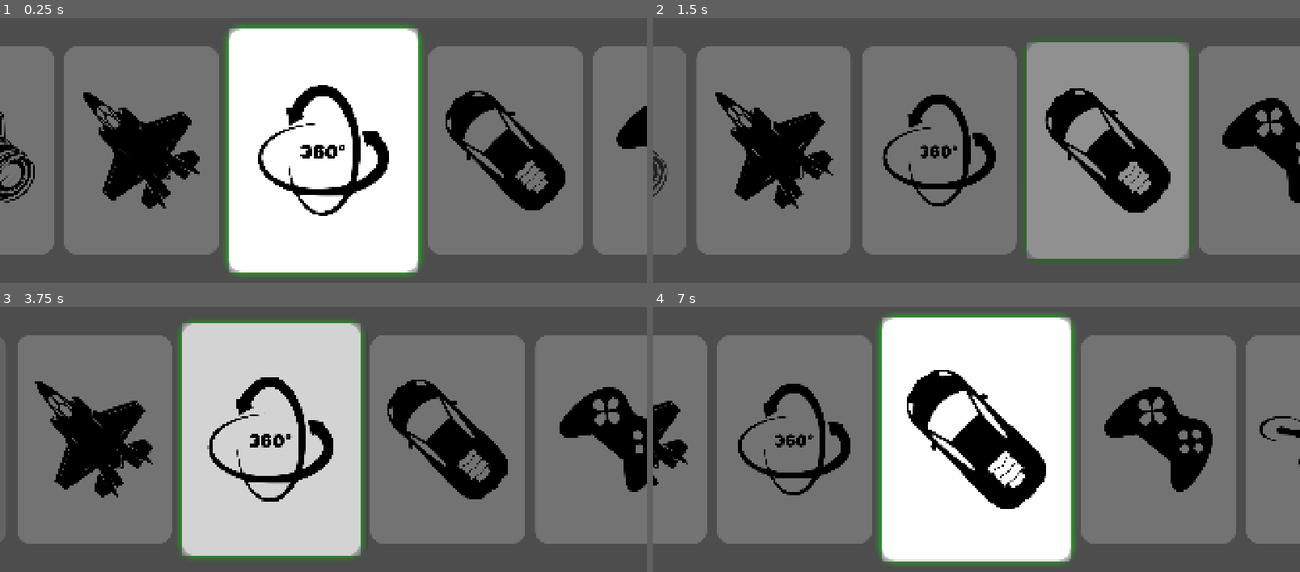
Above: before the commit, frames 1-4 (two rows, left to right).
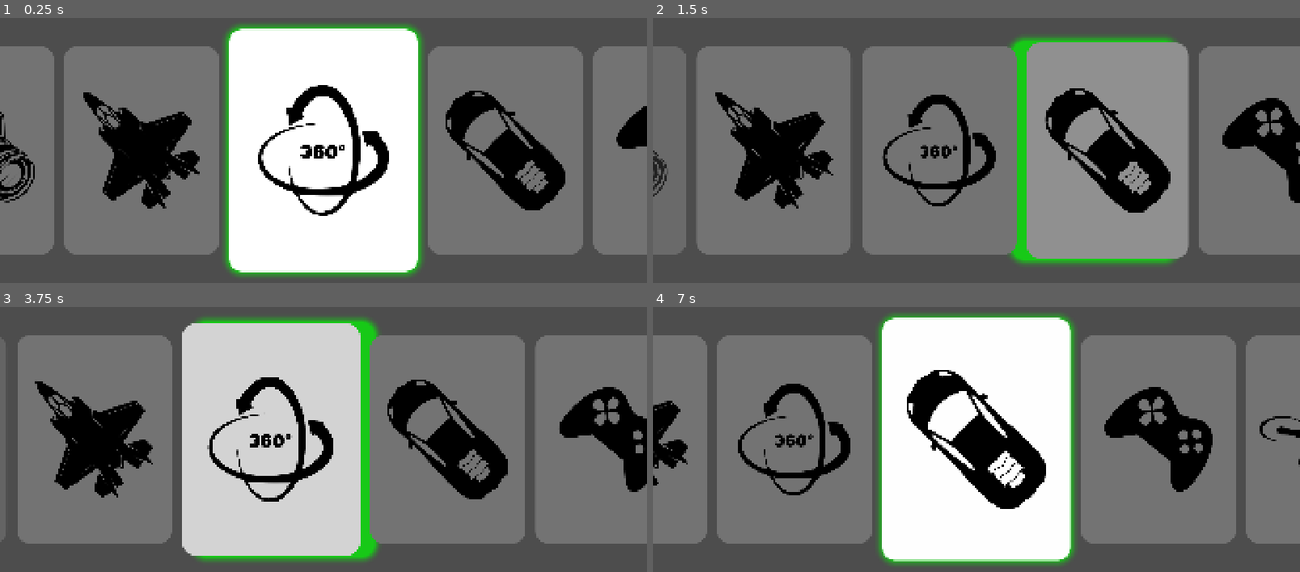
Above: after the commit, the same moments.

Repository: CantanTam/blecaco_phone
Game: Godot game, scene res://scenes/mode_select.tscn
Two runs of this game, one before a commit and one after it. Both use one fixed random seed, a clock stepped at 60 frames per second and the inputs below. This scene is started directly instead of the project's main scene.
Inputs (mouse positions are in pixels of both pictures, inside the frame that each line leads up to):
- Up to frame 1 (0.25 s): no input
- Up to frame 2 (1.5 s): tap Enter at 0.5, 0.6 s; move the mouse to (1118, 131) at 0.52 s; hold Up 0.53-1.25 s; click (1118, 131) at 0.67 s; tap Space at 0.77 s; drag from (847, 169) to (944, 222) at 1.27 s
- Up to frame 3 (3.75 s): tap Space at 2, 3.5 s; move the mouse to (388, 360) at 2.02 s; hold Up 2.03-2.75 s; tap Tab at 2.1 s; click (388, 360) at 2.17 s; tap Enter at 2.75 s; drag from (291, 511) to (129, 383) at 2.77 s; move the mouse to (517, 495) at 3.52 s; hold Down from 3.53 s (still down); tap Keypad Enter at 3.6 s; click (517, 495) at 3.67 s
- Up to frame 4 (7 s): tap Space at 3.77, 5.75, 6.77 s; release Down at 4.25 s; drag from (782, 383) to (879, 349) at 4.27 s; tap Enter at 5, 5.1 s; move the mouse to (1008, 439) at 5.02 s; hold Down 5.03-5.75 s; click (1008, 439) at 5.17 s; drag from (879, 349) to (847, 458) at 5.77 s; move the mouse to (1118, 420) at 6.52 s; hold Up from 6.53 s (still down); tap Tab at 6.6 s; click (1118, 420) at 6.67 s

The runs differ from the first frame. In frame 1, 1.1% of the frame differs, in the area x 35-65%, y 3-97%; in frame 2, 2.7%; in frame 3, 3.2%, in the area x 27-59%, y 3-97%; in frame 4, 0.6%.

Commit message:
cover glow: draw it in a shader so it follows the rounded corners
The glow was a StyleBoxFlat shadow, and godot draws that shadow with square
corners: it ignores corner_radius. Zooming into the selected cover's corner
showed the green band turning at a right angle while the white card inside was
properly rounded, which is the leftover corner that was reported.

resources/cover_glow.gdshader now draws the glow as the signed distance to a
rounded rectangle, so the band is a constant thickness around the outline and
follows the corner radius exactly. A single CoverGlow node in CoverFlow carries
it, mode_select positions and sizes it over the selected cover every frame
(the covers tween while the selection changes, so it has to follow), and only
that one node glows.

The card itself no longer carries any glow, it is just the rounded white card
whose shape also masks the image through clip_children, as before. mode_select
also lost the two styleboxes and the per-selection swap, one shared cover style
is enough now.

All the numbers live in scripts/mode_cover_style.gd:
    CORNER_RADIUS  40     px
    COVER_BG       white, keep it opaque
    GLOW_SIZE      28.0   px, how far the glow reaches
    GLOW_COLOR     Color(0, 1, 0, 0.7)   rgb = colour, a = strength

Checked by zooming into the corner of a rendered frame: the white card's round
corner and the green band follow the same curve with no square residue.

Diff:
--- /dev/null
+++ b/resources/cover_glow.gdshader
@@ -0,0 +1,53 @@
+shader_type canvas_item;
+
+// ============================================================
+// 封面光晕：一个「比卡片大一圈」的圆角矩形，从卡片边缘向外渐隐
+//
+// ⚠️ 为什么不用 StyleBoxFlat 的 shadow：
+//    Godot 的阴影是**方角**的，不跟 corner_radius 走，
+//    会在卡片四角留下直角的绿色残留（实测确认）。
+//    这里用圆角矩形的有符号距离（SDF）算，光晕才会真正贴着圆角规形走。
+//
+// 这个节点由 mode_select.gd 每帧对齐到「当前选中那张卡片」，
+// 并写入 rect_size；其余参数来自 scripts/mode_cover_style.gd。
+// ============================================================
+
+// 光晕颜色 + 亮度（alpha 就是强度）
+uniform vec4 glow_color : source_color = vec4(0.0, 1.0, 0.0, 0.7);
+
+// 光晕向外扩散的厚度（px）
+uniform float glow_size = 28.0;
+
+// 内圈圆角半径，要和卡片的圆角一致（px）
+uniform float corner_radius = 40.0;
+
+// 本节点的像素尺寸（脚本每帧写入）
+uniform vec2 rect_size = vec2(560.0, 720.0);
+
+varying vec2 local_pos;
+
+void vertex() {
+	local_pos = VERTEX;
+}
+
+// 圆角矩形的有符号距离：负数在内部，正数是到边框的距离
+float rounded_box_sdf(vec2 p, vec2 half_size, float radius) {
+	vec2 q = abs(p) - half_size + vec2(radius);
+	return length(max(q, vec2(0.0))) + min(max(q.x, q.y), 0.0) - radius;
+}
+
+void fragment() {
+	vec2 center = rect_size * 0.5;
+
+	// 内圈 = 卡片本身（= 本节点缩小 glow_size）。它会被卡片盖住，
+	// 所以这里主要是算外圈那一段。
+	vec2 inner_half = max(center - vec2(glow_size), vec2(1.0));
+
+	float d = rounded_box_sdf(local_pos - center, inner_half, corner_radius);
+
+	// 卡片内部不画（d < 0），从卡片边缘向外 glow_size 像素渐渐淡出
+	float fade = clamp(1.0 - d / max(glow_size, 0.001), 0.0, 1.0);
+	fade = fade * fade;
+
+	COLOR = vec4(glow_color.rgb, glow_color.a * fade);
+}
--- a/scenes/mode_select.tscn
+++ b/scenes/mode_select.tscn
@@ -7,6 +7,7 @@
 [ext_resource type="Texture2D" uid="uid://g7uj3dp1r77p" path="res://resources/GameMode.svg" id="4_sx8c6"]
 [ext_resource type="Texture2D" uid="uid://cf5xe046fh0ej" path="res://resources/CameraMode.svg" id="5_dxjqd"]
 [ext_resource type="Texture2D" uid="uid://rhxgb6wsi6ah" path="res://resources/DroneMode.svg" id="6_xuogk"]
+[ext_resource type="Shader" path="res://resources/cover_glow.gdshader" id="7_coverglow"]
 
 ; 卡片外观（脚本没跑之前的兜底 / 编辑器预览用）：四个圆角的白卡。
 ;
@@ -24,6 +25,10 @@
 corner_radius_bottom_left = 40
 corner_detail = 20
 
+; 光晕节点的材质（shader 参数由 mode_cover_style.gd 写入）
+[sub_resource type="ShaderMaterial" id="ShaderMaterial_coverglow"]
+shader = ExtResource("7_coverglow")
+
 [node name="ModeSelect" type="Control" unique_id=1451242520]
 layout_mode = 3
 anchors_preset = 15
@@ -40,6 +45,16 @@
 anchor_bottom = 1.0
 grow_horizontal = 2
 grow_vertical = 2
+
+; 光晕：由 mode_select.gd 每帧对齐到「当前选中那张卡片」并改大小。
+; 位置/尺寸是脚本算的，这里不用管；mouse_filter=2 保证不挡触摸。
+[node name="CoverGlow" type="ColorRect" parent="CoverFlow"]
+z_index = 3
+material = SubResource("ShaderMaterial_coverglow")
+offset_right = 560.0
+offset_bottom = 720.0
+mouse_filter = 2
+color = Color(1, 1, 1, 1)
 
 [node name="FreeCover" type="Panel" parent="CoverFlow" unique_id=755658535]
 z_index = 3
--- a/scripts/mode_cover_style.gd
+++ b/scripts/mode_cover_style.gd
@@ -1,37 +1,38 @@
 class_name ModeCoverStyle
 
 # ============================================================
-# ModeSelect 卡片的统一外观 —— 唯一入口
+# ModeSelect 卡片外观 —— 统一入口（要调就改这里）
 #
-# 卡片是 Panel + 里面的 CoverImage。这里的样式盒同时负责三件事：
-#   1) 圆角：节点上开了 clip_children，用这个圆角形状把图片裁成四角圆角
-#   2) 挡住阴影向内的部分：Godot 的阴影画在背景**后面**，背景不透明时
-#      就只剩外面一圈光晕；半透明的话绿色会透进卡片里
-#   3) 光晕：shadow 就是「居中放大的同一形状」，所以它天然沿着圆角规形走，
-#      也会跟着卡片的放大 / 移动动画一起动
+#   ① 圆角：卡片是圆角白卡；节点上开了 clip_children 用它当遮罩，
+#          把封面图裁成四角圆角 —— **所有卡片都有**。
+#   ② 光晕：**只有选中 / 中间高亮放大那张有**，画在
+#          resources/cover_glow.gdshader 里，沿着卡片的圆角规形向外渐隐。
 #
-# ⚠️ 光晕**只给选中（中间高亮放大）的那张**：make(true) 给选中，其余用 make(false)。
+# ⚠️ 光晕不能用 StyleBoxFlat 的 shadow 做：Godot 的阴影是**方角**的，
+#    不跟 corner_radius 走，四角会留下直角残留（实测确认）。
 # ============================================================
 
 ## 四个圆角半径（px）
+## ⚠️ 卡片的样式盒和光晕 shader 共用这个值，改这里两边一起变。
 const CORNER_RADIUS := 40
 
-## 卡片底色。白色 —— 和封面图自己的白底一致；
-## ⚠️ 必须不透明，否则光晕会从卡片内部透出来。
+## 卡片底色。白色 —— 和封面图自己的白底一致；必须不透明。
 const COVER_BG := Color(1.0, 1.0, 1.0, 1.0)
 
-## 光晕向外扩散的厚度（px）
-const GLOW_SIZE := 28
+# ------------------------------------------------------------------
+# 光晕（只有选中那张有）—— 这几个就是你要手调的
+# ------------------------------------------------------------------
 
-## 光晕颜色 + 亮度（alpha 就是亮度）
+## 光晕向外扩散的厚度（px）。调大 = 范围更大。
+const GLOW_SIZE := 28.0
+
+## 光晕颜色 + 强度。alpha 就是强度，比如 0.4 = 更淡、1.0 = 最亮。
 const GLOW_COLOR := Color(0.0, 1.0, 0.0, 0.7)
 
 
-## 造一份卡片样式盒。
-##
-##   with_glow = true  → 带光晕（选中 / 中间高亮的那张）
-##   with_glow = false → 不带光晕（其它卡片）
-static func make(with_glow: bool) -> StyleBoxFlat:
+## 卡片样式盒：圆角白卡（不带光晕）。
+## 圆角同时也是 clip_children 的遮罩形状 —— 封面图的四角就是被它切掉的。
+static func make_cover() -> StyleBoxFlat:
 	var style := StyleBoxFlat.new()
 
 	style.bg_color = COVER_BG
@@ -41,10 +42,14 @@
 	style.corner_radius_bottom_left = CORNER_RADIUS
 	style.corner_detail = 20
 
-	if with_glow:
-		style.shadow_color = GLOW_COLOR
-		style.shadow_size = GLOW_SIZE
-		# 偏移 0 = 居中放大
-		style.shadow_offset = Vector2.ZERO
+	return style
 
-	return style
+
+## 把光晕参数写进光晕节点的材质（resources/cover_glow.gdshader）。
+static func apply_glow(material: ShaderMaterial) -> void:
+	if material == null:
+		return
+
+	material.set_shader_parameter("glow_color", GLOW_COLOR)
+	material.set_shader_parameter("glow_size", GLOW_SIZE)
+	material.set_shader_parameter("corner_radius", CORNER_RADIUS)
--- a/scripts/mode_select.gd
+++ b/scripts/mode_select.gd
@@ -20,15 +20,15 @@
 const CENTER_POP_DURATION := 0.125
 
 @onready var cover_flow: Control = $CoverFlow
+@onready var cover_glow: ColorRect = $CoverFlow/CoverGlow
 
 var selected_cover_name: String = "FreeCover"
 var current_mode_scene_path: String = ""
 var cover_animation_running: bool = false
 
-## 卡片的两份样式盒：带光晕 / 不带光晕。
-## 外观参数在 scripts/mode_cover_style.gd，这里只负责按选中状态挑一份。
-var _cover_style_glow: StyleBoxFlat
-var _cover_style_plain: StyleBoxFlat
+## 卡片样式盒（圆角白卡，所有卡片共用）。
+## 外观参数在 scripts/mode_cover_style.gd；光晕不在这里，见 _update_cover_glow。
+var _cover_style: StyleBoxFlat
 
 func _ready() -> void:
 	# 未由外部指定时，从 Options 取当前模式
@@ -45,11 +45,13 @@
 			selected_cover_name = cover_name
 			break
 
-	# 卡片外观（四个圆角 + 选中那圈光晕）统一由 ModeCoverStyle 提供
-	_cover_style_glow = ModeCoverStyle.make(true)
-	_cover_style_plain = ModeCoverStyle.make(false)
+	# 卡片外观（四个圆角）统一由 ModeCoverStyle 提供，所有卡片共用一份；
+	# 光晕是单独一个节点，由 _update_cover_glow() 每帧跟着选中那张走
+	_cover_style = ModeCoverStyle.make_cover()
+	ModeCoverStyle.apply_glow(cover_glow.material as ShaderMaterial)
 
 	_layout_covers()
+	_apply_cover_styles()
 
 	for cover_name in Options.MODE_SCENES:
 		var cover: Control = cover_flow.get_node_or_null(
@@ -115,35 +117,56 @@
 		cover.z_index = target["z_index"]
 		cover.modulate = _get_cover_modulate(distance, 1.0, true)
 
-	_refresh_cover_glow()
-
-
-## 只有「选中 / 中间高亮放大」的那张卡片带光晕，其余卡片没有。
+
+## 所有卡片套同一份圆角卡片样式。
+## 光晕不在这里 —— 它是 CoverGlow 那个独立节点，见 _update_cover_glow()。
+func _apply_cover_styles() -> void:
+	if _cover_style == null:
+		return
+
+	for cover_name in COVER_ORDER:
+		var cover: Control = cover_flow.get_node_or_null(
+			cover_name
+		) as Control
+
+		if cover != null:
+			cover.add_theme_stylebox_override("panel", _cover_style)
+
+
+func _process(_delta: float) -> void:
+	_update_cover_glow()
+
+
+## 把光晕节点对齐到「当前选中那张卡片」，并比它大一圈（GLOW_SIZE）。
 ##
-## ⚠️ 布局一变就要调一次，否则换封面之后光晕会留在旧的那张上。
-##    光晕本身就是卡片样式盒的阴影，所以它会自动沿着那张卡的圆角规形走，
-##    并跟着它的放大 / 移动一起动。
-func _refresh_cover_glow() -> void:
-	var selected_index: int = COVER_ORDER.find(selected_cover_name)
-
-	if selected_index == -1:
-		return
-
-	if _cover_style_glow == null or _cover_style_plain == null:
-		return
-
-	for i in range(COVER_ORDER.size()):
-		var cover: Control = cover_flow.get_node_or_null(
-			COVER_ORDER[i]
-		) as Control
-
-		if cover == null:
-			continue
-
-		cover.add_theme_stylebox_override(
-			"panel",
-			_cover_style_glow if i == selected_index else _cover_style_plain
-		)
+## ⚠️ 每帧都做：切换选中时卡片是 tween 放大 / 移动的，光晕必须跟着一起走。
+##    只有选中那张有光晕 —— 找不到选中卡片时整个隐藏。
+func _update_cover_glow() -> void:
+	if cover_glow == null:
+		return
+
+	var cover: Control = cover_flow.get_node_or_null(
+		selected_cover_name
+	) as Control
+
+	if cover == null:
+		cover_glow.visible = false
+		return
+
+	var margin := Vector2(
+		ModeCoverStyle.GLOW_SIZE,
+		ModeCoverStyle.GLOW_SIZE
+	)
+
+	cover_glow.visible = true
+	cover_glow.position = cover.position - margin
+	cover_glow.size = cover.size + margin * 2.0
+	cover_glow.z_index = cover.z_index
+
+	var material := cover_glow.material as ShaderMaterial
+
+	if material != null:
+		material.set_shader_parameter("rect_size", cover_glow.size)
 
 
 func _get_cover_distance(
@@ -520,9 +543,6 @@
 
 	selected_cover_name = COVER_ORDER[new_index]
 
-	# 光晕交接给新选中的那张
-	_refresh_cover_glow()
-
 
 func _animate_center_cover() -> void:
 	var selected_index: int = COVER_ORDER.find(
@@ -583,5 +603,3 @@
 		).set_trans(Tween.TRANS_CUBIC).set_ease(Tween.EASE_OUT)
 
 	await tween.finished
-
-	_refresh_cover_glow()
Not shown, added: resources/cover_glow.gdshader.uid
